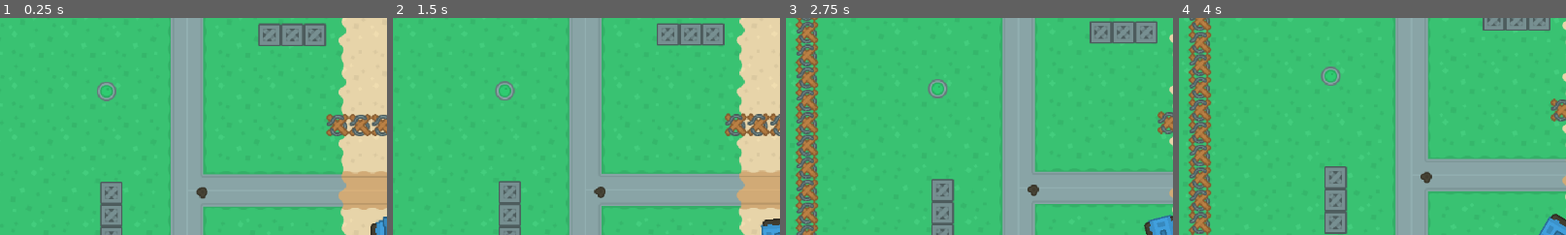
Above: before the commit, frames 1-4 (left to right).
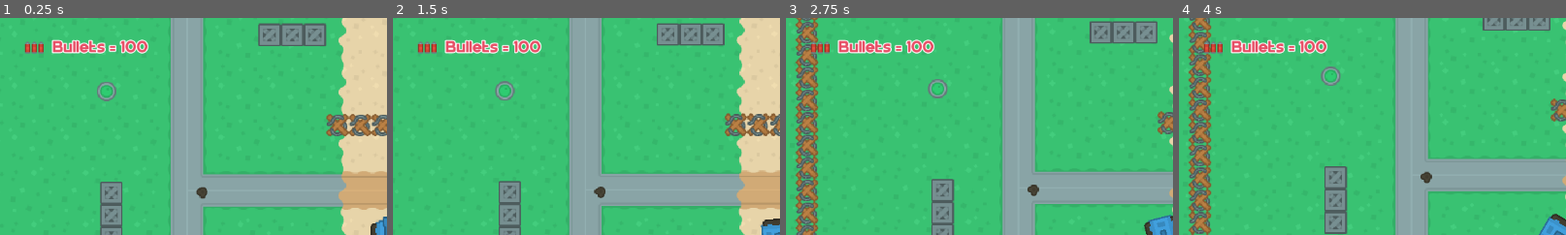
Above: after the commit, the same moments.

Repository: ki8yk8/game-dev-resolution
Game: Godot game, scene res://Scenes/game_play.tscn
The game is run twice, just before and just after one commit, with the same random seed, the same clock (stepped at 60 frames per second) and the same inputs.
Inputs:
- Up to frame 1 (0.25 s): no input
- Up to frame 2 (1.5 s): tap Enter at 0.5 s; hold Right (right) 0.53-1.28 s; tap Space (shoot) at 0.6 s; hold S (down) from 1.28 s (still down); tap Alt at 1.35 s
- Up to frame 3 (2.75 s): release S (down) at 2.03 s; hold Right (right) from 2.03 s (still down); tap Shift at 2.1 s
- Up to frame 4 (4 s): release Right (right) at 2.78 s; hold Up (up) 2.78-3.53 s; tap Space (shoot) at 2.85 s; hold Left (left) from 3.53 s (still down); tap Alt at 3.6 s
The pictures show only the part of the screen within x 0-50%, y 0-50%; the shares and areas given below are measured in that part.

The runs differ from the first frame. In frame 1, 1.5% of the frame differs, in the area x 6-39%, y 9-17%; in frame 2, 1.5%; in frame 3, 1.5%; in frame 4, 1.5%.

Commit message:
adds a hud with the bullets static for now

Diff:
--- a/Scenes/game_play.tscn
+++ b/Scenes/game_play.tscn
@@ -10,6 +10,8 @@
 [ext_resource type="Texture2D" uid="uid://g81aki58b5y3" path="res://assets/PNGs/barrelGreen_top.png" id="7_4xq5o"]
 [ext_resource type="Texture2D" uid="uid://fggcfqpfcvph" path="res://assets/PNGs/barrelRed_top.png" id="8_6m4bm"]
 [ext_resource type="Texture2D" uid="uid://kr4hffb2sct1" path="res://assets/PNGs/barrelRust_top.png" id="9_kpbyh"]
+[ext_resource type="Texture2D" uid="uid://dfoct7nm78efn" path="res://assets/PNGs/bullet_cell.png" id="11_dhf3t"]
+[ext_resource type="FontFile" uid="uid://2nlnpd3ik203" path="res://assets/fonts/OrizonRegular-6RJG6.otf" id="12_ejlfm"]
 
 [sub_resource type="TileSetAtlasSource" id="TileSetAtlasSource_363iw"]
 texture = ExtResource("1_ckfrc")
@@ -170,3 +172,31 @@
 limit_top = -569
 limit_right = 771
 limit_bottom = 516
+
+[node name="CanvasLayer" type="CanvasLayer" parent="." unique_id=820671019]
+
+[node name="MarginContainer" type="MarginContainer" parent="CanvasLayer" unique_id=1261304365]
+offset_right = 40.0
+offset_bottom = 40.0
+theme_override_constants/margin_left = 32
+theme_override_constants/margin_top = 32
+theme_override_constants/margin_right = 32
+
+[node name="HBoxContainer" type="HBoxContainer" parent="CanvasLayer/MarginContainer" unique_id=1301094651]
+layout_mode = 2
+theme_override_constants/separation = 8
+
+[node name="TextureRect" type="TextureRect" parent="CanvasLayer/MarginContainer/HBoxContainer" unique_id=512902165]
+layout_mode = 2
+texture = ExtResource("11_dhf3t")
+expand_mode = 3
+stretch_mode = 3
+
+[node name="BulletLabel" type="Label" parent="CanvasLayer/MarginContainer/HBoxContainer" unique_id=289123200]
+layout_mode = 2
+theme_override_colors/font_color = Color(0.90507853, 0.30930373, 0.3999095, 1)
+theme_override_colors/font_outline_color = Color(1, 1, 1, 1)
+theme_override_constants/outline_size = 6
+theme_override_fonts/font = ExtResource("12_ejlfm")
+theme_override_font_sizes/font_size = 24
+text = "Bullets = 100"
Binary file added: assets/PNGs/bullet_cell.png
Not shown, added: assets/PNGs/bullet_cell.png.import
